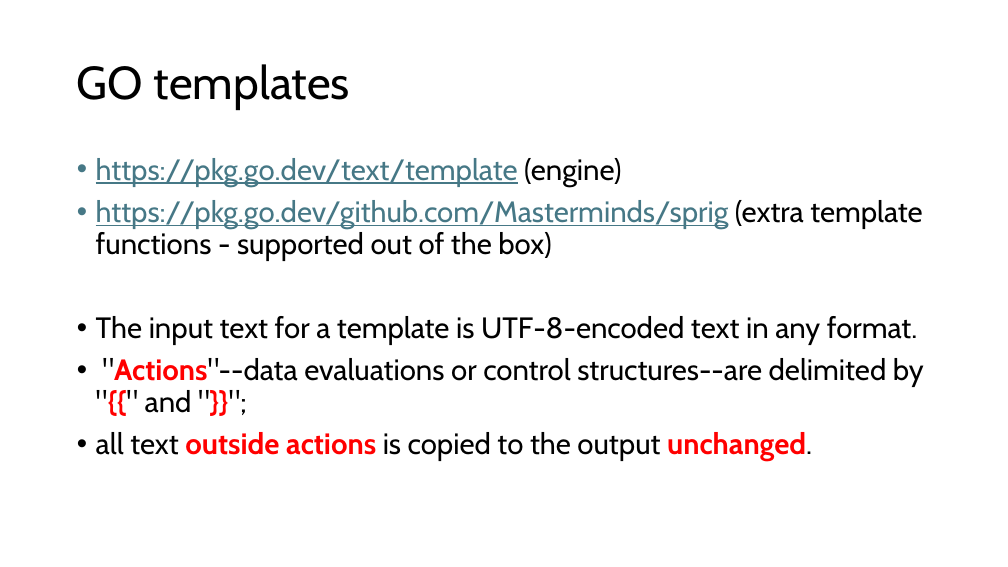
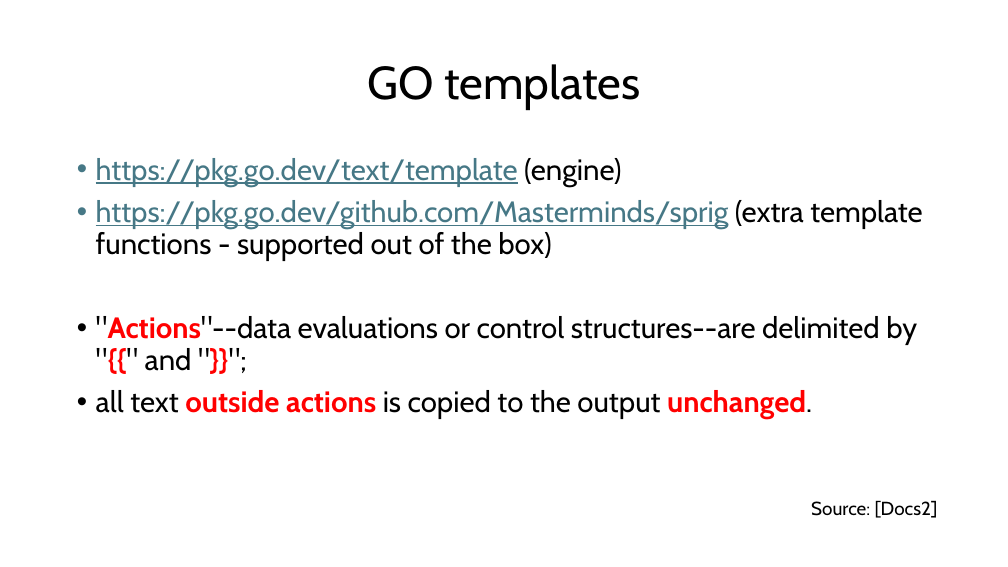
Before and after one commit to witmichal/spring-boot-k8s, a slide deck: slide 17 of kubernetes_vol2.pptx (slide 13 before the commit). Drawn at 1008x567 pixels with LibreOffice and Linux fonts; fonts in the diff are those of the drawing. Boxes give left, top, right and bottom in pixels: in the first picture for what was removed or moved away, otherwise in the second. Text is boxed around its words. In the diff, an @@ line names an element or a change of style, - is before the commit and + after.

```diff
--- a/kubernetes_vol2.pptx
+++ b/kubernetes_vol2.pptx
@@ title "GO templates" at [367,64,640,110]: alignment left to centre @@
@@ text at [96,316,917,345]: paragraph removed @@
-• The input text for a template is UTF-8-encoded text in any format.
@@ text added at [811,500,938,518], 18 pt, text #000000 @@
+Source: [Docs2]
```
Also in this commit, not shown: 3 other slides changed, 16 slides added, 6 slides removed, 5 other files.
